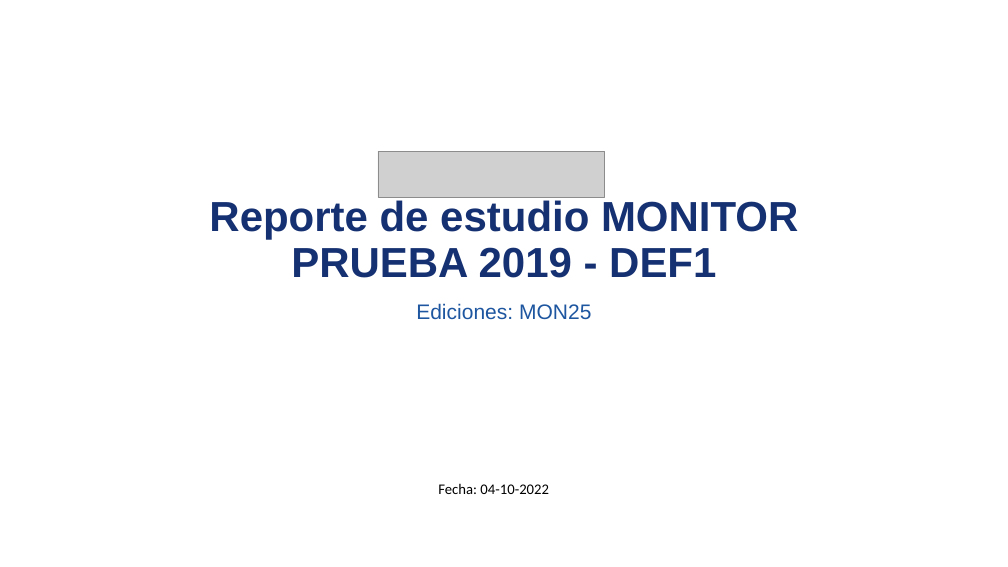
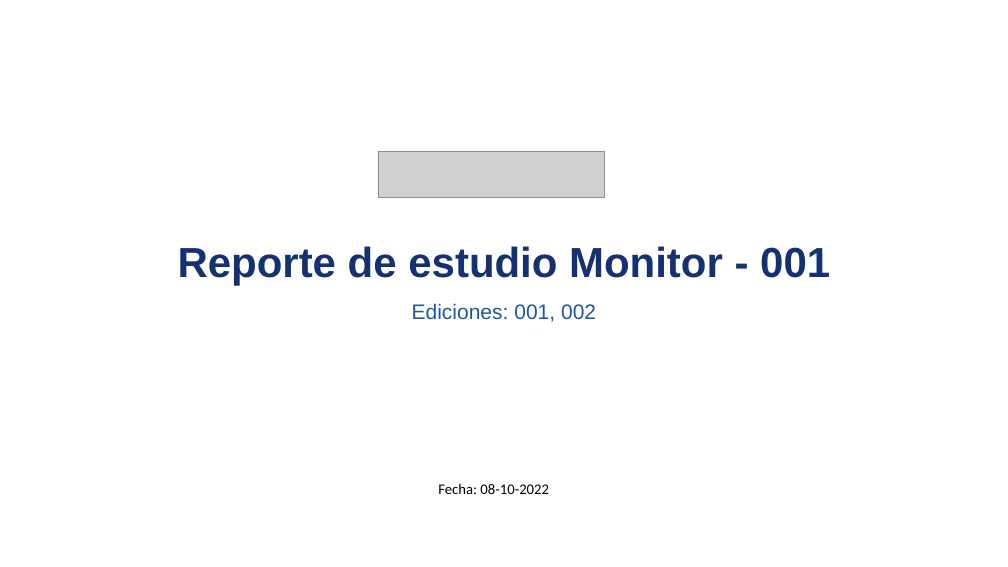
Before and after one commit to david-monroy/sistema-aid, a slide deck: slide 1 of sistemaaid/backend/ia/presentaciones/pruebapresentaciones.pptx. Drawn at 1008x567 pixels with LibreOffice and Linux fonts; fonts in the diff are those of the drawing; grey boxes stand for pictures. Boxes give left, top, right and bottom in pixels: in the first picture for what was removed or moved away, otherwise in the second. Text is boxed around its words. In the diff, an @@ line names an element or a change of style, - is before the commit and + after.

```diff
--- a/sistemaaid/backend/ia/presentaciones/pruebapresentaciones.pptx
+++ b/sistemaaid/backend/ia/presentaciones/pruebapresentaciones.pptx
@@ title at (178,246,830,285): text changed @@
-Reporte de estudio MONITOR PRUEBA 2019 - DEF1
+Reporte de estudio Monitor - 001
@@ subtitle at (412,303,596,322): text changed @@
-Ediciones: MON25
+Ediciones: 001, 002
@@ text at (438,484,549,494): text changed @@
-Fecha: 04-10-2022
+Fecha: 08-10-2022
```
Also in this commit, not shown: 3 slides added, 1 slide removed, 10 other files.
